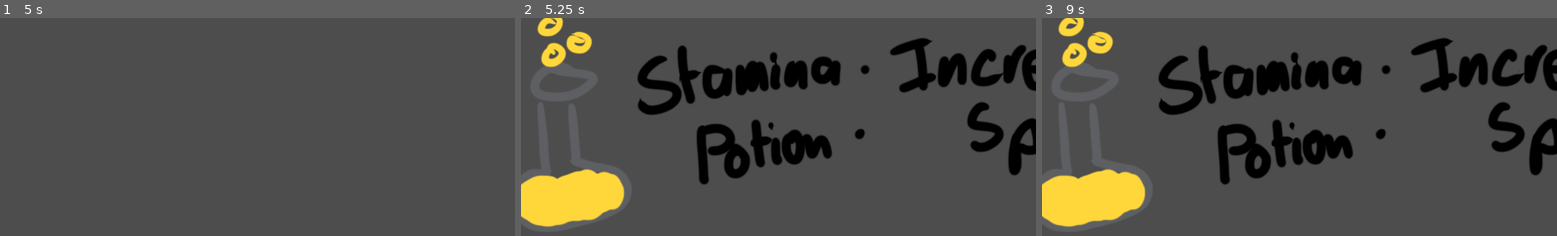
Above: before the commit, frames 1-3 (left to right).
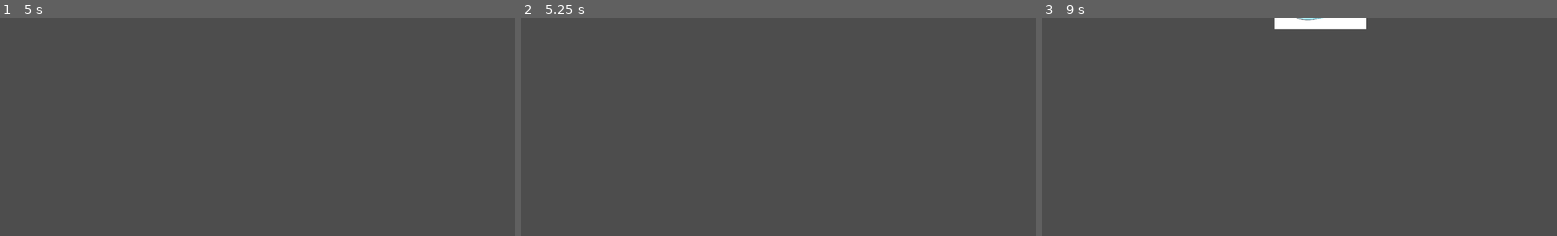
Above: after the commit, the same moments.

Repository: IndiSnacks/PS-Game-Jam-2024
Game: Godot game, scene res://Potion_Prefabs/pot_spawner.tscn
Two runs of this game, one before a commit and one after it. Both use one fixed random seed, a clock stepped at 60 frames per second and the inputs below. Before the commit the project has no main scene; this scene is started directly in both runs.
Inputs (mouse positions are in pixels of both pictures, inside the frame that each line leads up to):
- Up to frame 1 (5 s): tap Enter at 0.5, 2, 3.5 s; move the mouse to (370, 148) at 0.52 s; click (370, 148) at 0.67 s; tap Space at 1.25, 2.75, 4.25 s; drag from (154, 177) to (231, 220) at 1.27 s; move the mouse to (309, 98) at 2.02 s; click (309, 98) at 2.17 s; drag from (231, 220) to (103, 118) at 2.77 s; move the mouse to (412, 205) at 3.52 s; click (412, 205) at 3.67 s; drag from (103, 118) to (180, 89) at 4.27 s
- Up to frame 2 (5.25 s): move the mouse to (804, 161) at 5.02 s; click (804, 161) at 5.17 s
- Up to frame 3 (9 s): drag from (1222, 89) to (1196, 177) at 5.77 s; move the mouse to (1412, 148) at 6.52 s; click (1412, 148) at 6.67 s; drag from (1196, 177) to (1273, 220) at 7.27 s; move the mouse to (1351, 98) at 8.02 s; click (1351, 98) at 8.17 s; drag from (1273, 220) to (1145, 118) at 8.77 s

Frame 1 is identical in both runs. In frame 2, 18% of the frame differs, in the area x 0-100%, y 0-97%; in frame 3, 19%.
Error after the commit: Invalid access to property or key 'global_position' on a base object of type 'InputEventKey'. (res://Scripts/drag.gd:48)

Commit message:
Updated icons and broken movement

Diff:
--- a/Potion_Prefabs/grass_pot.tscn
+++ b/Potion_Prefabs/grass_pot.tscn
@@ -1,11 +1,11 @@
 [gd_scene load_steps=3 format=3 uid="uid://dh4hu6mq2n8nq"]
 
-[ext_resource type="Script" path="res://Scripts/potion_scripts/potion_stats/green_pot.gd" id="1_q4oup"]
-[ext_resource type="Texture2D" uid="uid://beqaidbcb4jee" path="res://Art/green.png" id="2_55vqg"]
+[ext_resource type="Texture2D" uid="uid://dl4ymqiuq357n" path="res://Art/green.jpg" id="1_7xa8d"]
+[ext_resource type="Script" path="res://Scripts/drag.gd" id="3_env23"]
 
 [node name="Grass_Pot" type="Node2D"]
-script = ExtResource("1_q4oup")
 
-[node name="Green" type="Sprite2D" parent="."]
-position = Vector2(1160, 7)
-texture = ExtResource("2_55vqg")
+[node name="Sprite2D" type="Sprite2D" parent="."]
+scale = Vector2(0.1, 0.1)
+texture = ExtResource("1_7xa8d")
+script = ExtResource("3_env23")
--- a/Potion_Prefabs/healing_pot.tscn
+++ b/Potion_Prefabs/healing_pot.tscn
@@ -1,6 +1,11 @@
-[gd_scene load_steps=2 format=3 uid="uid://c1cryxawqavc0"]
+[gd_scene load_steps=3 format=3 uid="uid://c1cryxawqavc0"]
 
-[ext_resource type="Script" path="res://Scripts/potion_scripts/potion_stats/orange_pot.gd" id="1_gor75"]
+[ext_resource type="Texture2D" uid="uid://btnb3iejss0cq" path="res://Art/orange.jpg" id="1_1cam1"]
+[ext_resource type="Script" path="res://Scripts/drag.gd" id="3_erca1"]
 
 [node name="Healing_pot" type="Node2D"]
-script = ExtResource("1_gor75")
+
+[node name="Sprite2D" type="Sprite2D" parent="."]
+scale = Vector2(0.1, 0.1)
+texture = ExtResource("1_1cam1")
+script = ExtResource("3_erca1")
--- a/Potion_Prefabs/health_pot.tscn
+++ b/Potion_Prefabs/health_pot.tscn
@@ -1,11 +1,11 @@
 [gd_scene load_steps=3 format=3 uid="uid://ywi4p23q0b64"]
 
-[ext_resource type="Script" path="res://Scripts/potion_scripts/potion_stats/red_potion.gd" id="1_40b5o"]
-[ext_resource type="Texture2D" uid="uid://cjb3bfr2nx02h" path="res://Art/red.png" id="2_18lwx"]
+[ext_resource type="Texture2D" uid="uid://dtwacolphdcyj" path="res://Art/red.jpg" id="1_pc8un"]
+[ext_resource type="Script" path="res://Scripts/drag.gd" id="3_ucmex"]
 
 [node name="Health_Pot" type="Node2D"]
-script = ExtResource("1_40b5o")
 
-[node name="Red" type="Sprite2D" parent="."]
-position = Vector2(1372, 1327)
-texture = ExtResource("2_18lwx")
+[node name="Sprite2D" type="Sprite2D" parent="."]
+scale = Vector2(0.1, 0.1)
+texture = ExtResource("1_pc8un")
+script = ExtResource("3_ucmex")
--- a/Potion_Prefabs/ice_pot.tscn
+++ b/Potion_Prefabs/ice_pot.tscn
@@ -1,9 +1,11 @@
-[gd_scene load_steps=2 format=3 uid="uid://c73tuyli16sqi"]
+[gd_scene load_steps=3 format=3 uid="uid://c73tuyli16sqi"]
 
-[ext_resource type="Texture2D" uid="uid://bh3llg5obwji5" path="res://Art/blue.png" id="1_qxafd"]
+[ext_resource type="Texture2D" uid="uid://ckukmdj40w13l" path="res://Art/blue.jpg" id="1_82uig"]
+[ext_resource type="Script" path="res://Scripts/drag.gd" id="3_ttehb"]
 
 [node name="Ice_Pot" type="Node2D"]
 
-[node name="Blue" type="Sprite2D" parent="."]
-position = Vector2(1104, 143)
-texture = ExtResource("1_qxafd")
+[node name="Sprite2D" type="Sprite2D" parent="."]
+scale = Vector2(0.1, 0.1)
+texture = ExtResource("1_82uig")
+script = ExtResource("3_ttehb")
--- a/Potion_Prefabs/invis_pot.tscn
+++ b/Potion_Prefabs/invis_pot.tscn
@@ -1,11 +1,11 @@
 [gd_scene load_steps=3 format=3 uid="uid://cihext8demxwf"]
 
-[ext_resource type="Script" path="res://Scripts/potion_scripts/potion_stats/purple_script.gd" id="1_a6ibv"]
-[ext_resource type="Texture2D" uid="uid://dumkbpy58vd5d" path="res://Art/purple.png" id="2_js4hw"]
+[ext_resource type="Texture2D" uid="uid://nprctvewlr8b" path="res://Art/purple.jpg" id="1_5bwky"]
+[ext_resource type="Script" path="res://Scripts/drag.gd" id="2_vnuxj"]
 
 [node name="Invis_Pot" type="Node2D"]
-script = ExtResource("1_a6ibv")
 
-[node name="Purple" type="Sprite2D" parent="."]
-position = Vector2(1240, -113)
-texture = ExtResource("2_js4hw")
+[node name="Sprite2D" type="Sprite2D" parent="."]
+scale = Vector2(0.1, 0.1)
+texture = ExtResource("1_5bwky")
+script = ExtResource("2_vnuxj")
--- a/Potion_Prefabs/pot_spawner.tscn
+++ b/Potion_Prefabs/pot_spawner.tscn
@@ -1,10 +1,13 @@
-[gd_scene load_steps=5 format=3 uid="uid://dqc5k6l0pkr4t"]
+[gd_scene load_steps=8 format=3 uid="uid://dqc5k6l0pkr4t"]
 
 [ext_resource type="Script" path="res://Scripts/spawner.gd" id="1_itbeo"]
 [ext_resource type="PackedScene" uid="uid://ywi4p23q0b64" path="res://Potion_Prefabs/health_pot.tscn" id="2_wv5ms"]
 [ext_resource type="PackedScene" uid="uid://c5pdjupbsefyc" path="res://Potion_Prefabs/stamina_pot.tscn" id="3_t0gbd"]
 [ext_resource type="PackedScene" uid="uid://c73tuyli16sqi" path="res://Potion_Prefabs/ice_pot.tscn" id="4_f8ape"]
+[ext_resource type="PackedScene" uid="uid://c1cryxawqavc0" path="res://Potion_Prefabs/healing_pot.tscn" id="5_njob3"]
+[ext_resource type="PackedScene" uid="uid://dh4hu6mq2n8nq" path="res://Potion_Prefabs/grass_pot.tscn" id="6_ednwe"]
+[ext_resource type="PackedScene" uid="uid://cihext8demxwf" path="res://Potion_Prefabs/invis_pot.tscn" id="7_hcmpg"]
 
 [node name="Pot_Spawner" type="Node2D"]
 script = ExtResource("1_itbeo")
-prefab_scenes = Array[PackedScene]([ExtResource("2_wv5ms"), ExtResource("3_t0gbd"), ExtResource("4_f8ape")])
+prefab_scenes = Array[PackedScene]([ExtResource("2_wv5ms"), ExtResource("3_t0gbd"), ExtResource("4_f8ape"), ExtResource("5_njob3"), ExtResource("6_ednwe"), ExtResource("7_hcmpg")])
--- a/Potion_Prefabs/stamina_pot.tscn
+++ b/Potion_Prefabs/stamina_pot.tscn
@@ -1,11 +1,11 @@
 [gd_scene load_steps=3 format=3 uid="uid://c5pdjupbsefyc"]
 
-[ext_resource type="Script" path="res://Scripts/potion_scripts/potion_stats/yellow_potion.gd" id="1_uvnkw"]
-[ext_resource type="Texture2D" uid="uid://cmf1881j7g2ej" path="res://Art/yellow.png" id="2_ll6li"]
+[ext_resource type="Texture2D" uid="uid://cl80ceo46wlpq" path="res://Art/yellow.jpg" id="1_f04io"]
+[ext_resource type="Script" path="res://Scripts/drag.gd" id="2_ow24c"]
 
 [node name="Stamina_Pot" type="Node2D"]
-script = ExtResource("1_uvnkw")
 
-[node name="Yellow" type="Sprite2D" parent="."]
-position = Vector2(952, 479)
-texture = ExtResource("2_ll6li")
+[node name="Sprite2D" type="Sprite2D" parent="."]
+scale = Vector2(0.1, 0.1)
+texture = ExtResource("1_f04io")
+script = ExtResource("2_ow24c")
--- /dev/null
+++ b/Scripts/MainScene.tscn
@@ -0,0 +1,16 @@
+[gd_scene load_steps=4 format=3 uid="uid://5x8ncbxropkc"]
+
+[ext_resource type="Texture2D" uid="uid://cjb3bfr2nx02h" path="res://Art/red.png" id="1_bcj80"]
+[ext_resource type="Script" path="res://Scripts/potion_scripts/potion.gd" id="2_4aukn"]
+[ext_resource type="Script" path="res://Scripts/potion_scripts/potion_manager.gd" id="3_b2fgj"]
+
+[node name="Node2D" type="Node2D"]
+
+[node name="Sprite2D" type="Sprite2D" parent="."]
+texture = ExtResource("1_bcj80")
+script = ExtResource("2_4aukn")
+
+[node name="Node2D" type="Node2D" parent="."]
+script = ExtResource("3_b2fgj")
+
+[node name="Node2D2" type="Node2D" parent="."]
--- /dev/null
+++ b/Scripts/drag.gd
@@ -0,0 +1,48 @@
+extends Sprite2D
+
+# Define the status of the sprite: "none", "clicked", "released", or "dragging".
+var status = "none"
+var tsize = Vector2()
+var mpos = Vector2()
+var drag_offset = Vector2()  # Renamed from offset to drag_offset
+var dragging_sprite = null  # Reference to the currently dragged sprite
+
+func _ready():
+	var texture = get_texture()
+	if texture:
+		tsize = texture.get_size()
+		global_position = get_viewport_rect().size / 2
+	else:
+		print("Error: Sprite texture is not assigned.")
+		tsize = Vector2.ZERO  # Default to zero if no texture is assigned
+
+func _process(delta):
+	if status == "dragging" and dragging_sprite:
+		dragging_sprite.global_position = mpos + drag_offset
+
+func _input(ev):
+	if ev is InputEventMouseButton and ev.button_index == MOUSE_BUTTON_LEFT:
+		if status != "dragging" and ev.pressed:
+			var evpos = ev.global_position
+			var gpos = global_position
+			var rect = Rect2()
+
+			if is_centered():
+				rect = Rect2(gpos.x - tsize.x / 2, gpos.y - tsize.y / 2, tsize.x, tsize.y)
+			else:
+				rect = Rect2(gpos.x, gpos.y, tsize.x, tsize.y)
+
+			if rect.has_point(evpos):
+				status = "clicked"
+				drag_offset = gpos - evpos  # Renamed from offset to drag_offset
+				print(self)
+				dragging_sprite = self  # Set the current sprite to be dragged
+
+		elif status == "dragging" and not ev.pressed:
+			status = "released"
+			dragging_sprite = null  # Stop dragging
+
+	if status == "clicked" and ev is InputEventMouseMotion:
+		status = "dragging"
+
+	mpos = ev.global_position
--- a/Scripts/spawner.gd
+++ b/Scripts/spawner.gd
@@ -4,11 +4,11 @@
 @export var prefab_scenes: Array[PackedScene]
 
 # Time interval in seconds between spawns
-@export var spawn_interval: float = 5.0
+@export var spawn_interval: float = 2.5  # Adjust this value as needed
 
 # Area within which to spawn prefabs
-@export var spawn_area_min: Vector2 = Vector2(-100, -100)
-@export var spawn_area_max: Vector2 = Vector2(100, 100)
+@export var spawn_area_min: Vector2 = Vector2(-1000, -1000)
+@export var spawn_area_max: Vector2 = Vector2(1000, 1000)
 
 func _ready():
 	randomize()
--- a/project.godot
+++ b/project.godot
@@ -11,8 +11,8 @@
 [application]
 
 config/name="PS Game Jam 2024"
+run/main_scene="res://Potion_Prefabs/pot_spawner.tscn"
 config/features=PackedStringArray("4.2", "GL Compatibility")
-config/icon="res://Art/icon.svg"
 
 [rendering]
 
Binary file added: Art/blue.jpg
Not shown, changed: Art/blue.jpg.import
Binary file removed: Art/blue.png
Binary file added: Art/green.jpg
Not shown, changed: Art/green.jpg.import
Binary file removed: Art/green.png
Binary file added: Art/orange.jpg
Not shown, changed: Art/orange.jpg.import
Binary file removed: Art/orange.png
Binary file added: Art/purple.jpg
Not shown, changed: Art/purple.jpg.import
Binary file removed: Art/purple.png
(and 8 more such lines)
